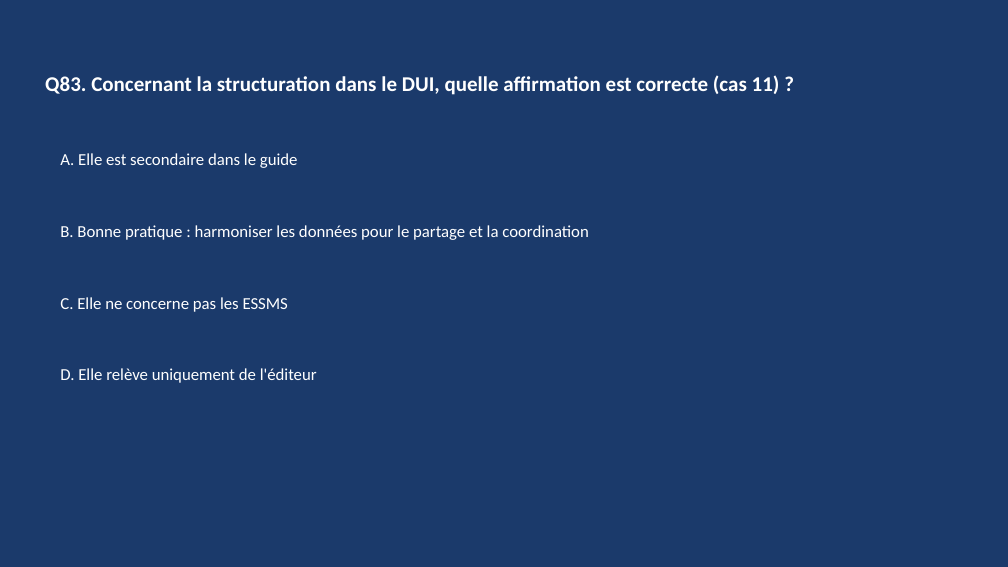
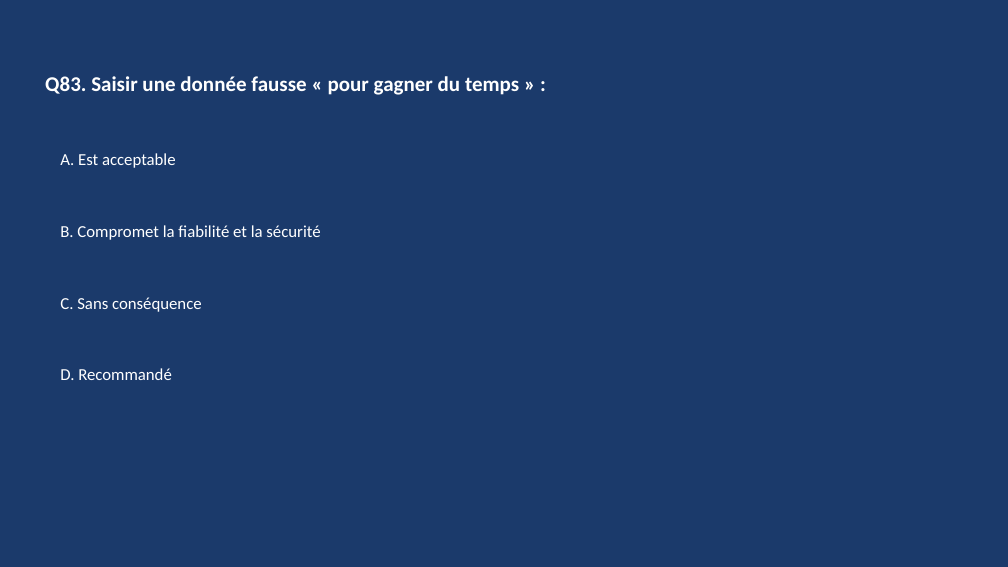
Before and after one commit to RicoBSJ/claude-travail-livrables, a slide deck: slide 165 of Livrables/Quiz/quiz_rbpp_ppa-dui_2026-06-27.pptx. Drawn at 1008x567 pixels with LibreOffice and Linux fonts; fonts in the diff are those of the drawing. Boxes give left, top, right and bottom in pixels: in the first picture for what was removed or moved away, otherwise in the second. Text is boxed around its words. In the diff, an @@ line names an element or a change of style, - is before the commit and + after.

```diff
--- a/Livrables/Quiz/quiz_rbpp_ppa-dui_2026-06-27.pptx
+++ b/Livrables/Quiz/quiz_rbpp_ppa-dui_2026-06-27.pptx
@@ text at (45, 76, 519, 95): text changed @@
-Q83. Concernant la structuration dans le DUI, quelle affirmation est correcte (cas 11) ?
+Q83. Saisir une donnée fausse « pour gagner du temps » :
@@ text at (60, 153, 176, 168): text changed @@
-A. Elle est secondaire dans le guide
+A. Est acceptable
@@ text at (60, 225, 320, 240): text changed @@
-B. Bonne pratique : harmoniser les données pour le partage et la coordination
+B. Compromet la fiabilité et la sécurité
@@ text at (60, 297, 202, 312): text changed @@
-C. Elle ne concerne pas les ESSMS
+C. Sans conséquence
@@ text at (60, 368, 172, 380): text changed @@
-D. Elle relève uniquement de l'éditeur
+D. Recommandé
```
Also in this commit, not shown: 142 other slides changed, 32 slides added, 54 slides removed, 1 other file.
